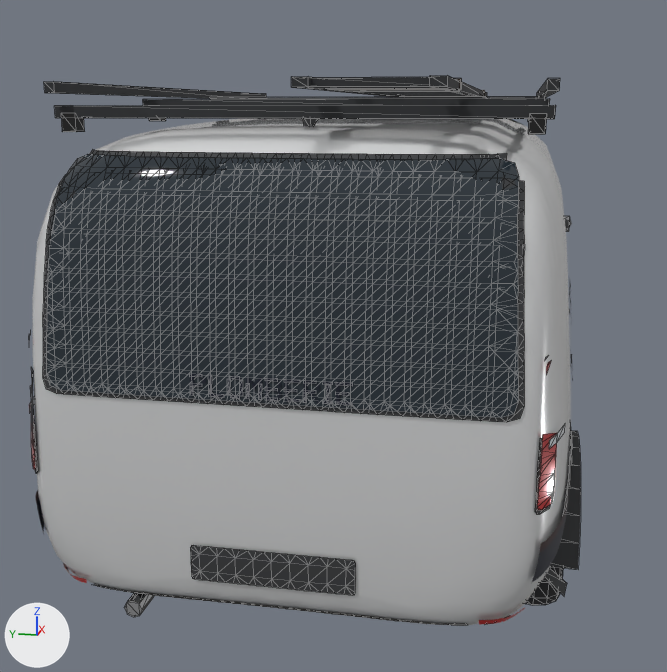
Before and after pictures for a commit that changed the glTF model assets/fleet/pro_plomb.glb.
Rendered twice from a 50 mm lens placed at (-5.1, -0.72, 1.96), pointed at (-0.13, 0.27, 0.72). Lighting does not change. The marker at lower left points along +X, +Y and +Z. The older version comes first. Mesh edges are drawn as thin lines on the coarser meshes. Where no turn or scale is listed for an object, it has been applied to the vertices.

Names of what the first picture shows: 'ArchLiner.003', 'Body', 'PlateR', 'RackBar-1.4', 'RackBar-2.15', 'RackRail1', 'RearGlass', 'RgFrame', 'TailLamp' and 46 more.
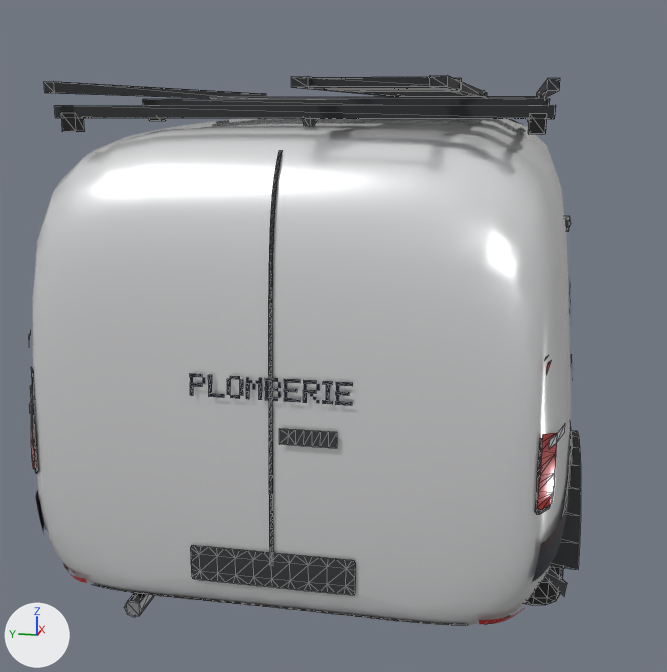
Diff of the bpy script that builds the scene:
```diff
--- a/assets/fleet/pro_plomb.glb.py
+++ b/assets/fleet/pro_plomb.glb.py
@@ me_rearhandle @@
+me_rearhandle.from_pydata([(-2.5, -0.03, 0.964), (-2.5, -0.056, 0.964), (-2.5, -0.081, 0.964), (-2.5, -0.107, 0.964), (-2.5, -0.133, 0.964), (-2.5, -0.159, 0.964), (-2.5, -0.184, 0.964), (-2.5, -0.21, 0.964), (-2.498, -0.21, 1.014), (-2.498, -0.184, 1.014), (-2.498, -0.159, 1.014), (-2.498, -0.133, 1.014), (-2.498, -0.107, 1.014), (-2.498, -0.081, 1.014), (-2.498, -0.056, 1.014), (-2.498, -0.03, 1.014), (-2.499, -0.06, 0.994)], [], [(8, 6, 7), (6, 8, 9), (10, 4, 5), (4, 10, 11), (9, 5, 6), (5, 9, 10), (12, 2, 3), (2, 12, 13), (16, 0, 1), (0, 16, 15), (15, 16, 14), (1, 2, 16), (13, 16, 2), (16, 13, 14), (11, 3, 4), (3, 11, 12)])
+me_rearhandle.materials.append(mat_det)  # dark grey #353638
@@ me_reardoorseam @@
+me_reardoorseam.from_pydata(...)  # 104 vertices, 102 faces; spans x -2.508..-2.322, y -0.006..0.006, z 0.557..1.84
+me_reardoorseam.materials.append(mat_det)  # dark grey #353638
@@ ob_rearglass @@
-ob_rearglass = bpy.data.objects.new('RearGlass', me_rearglass)
-ob_rearglass.location = (0.0, 0.0, 0.0)
@@ ob_rgframe @@
-ob_rgframe = bpy.data.objects.new('RgFrame', me_rgframe)
-ob_rgframe.location = (0.0, 0.0, 0.0)
@@ ob_rearhandle @@
+ob_rearhandle = bpy.data.objects.new('RearHandle', me_rearhandle)
+ob_rearhandle.location = (0.0, 0.0, 0.0)
@@ ob_reardoorseam @@
+ob_reardoorseam = bpy.data.objects.new('RearDoorSeam', me_reardoorseam)
+ob_reardoorseam.location = (0.0, 0.0, 0.0)
```

What differs and where, as boxes [x1, y1, x2, y2] in the pictures (667 x 672 px):
'RearGlass', deleted
    before: [47, 154, 519, 418]
'RgFrame', deleted
    before: [43, 150, 525, 422]
'RearDoorSeam', added
    after: [268, 151, 282, 565]
'RearHandle', added
    after: [279, 428, 337, 448]
